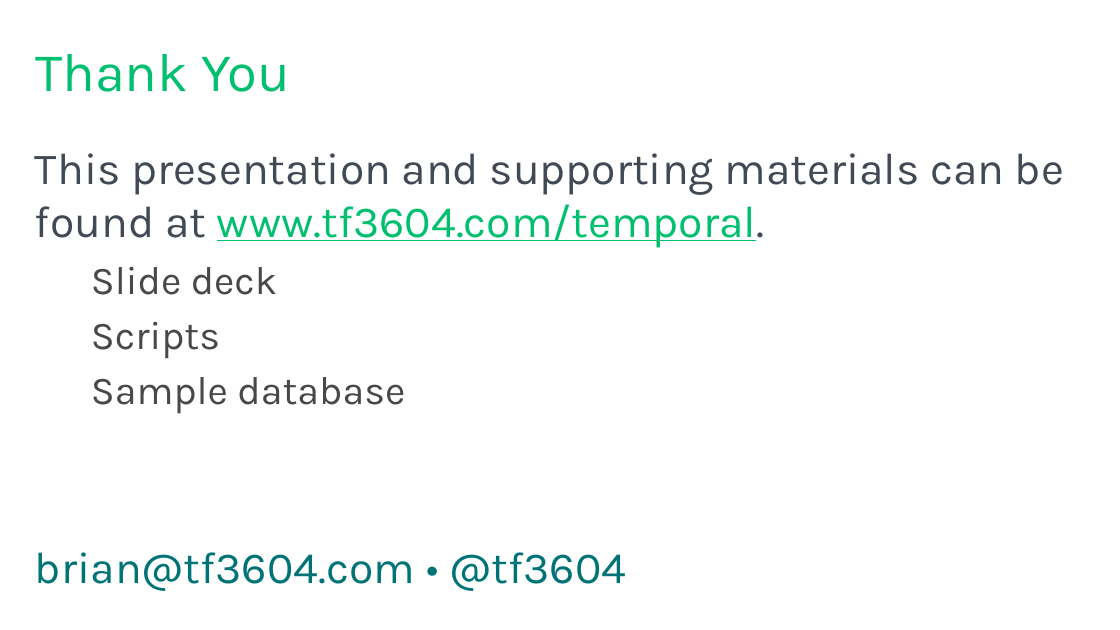
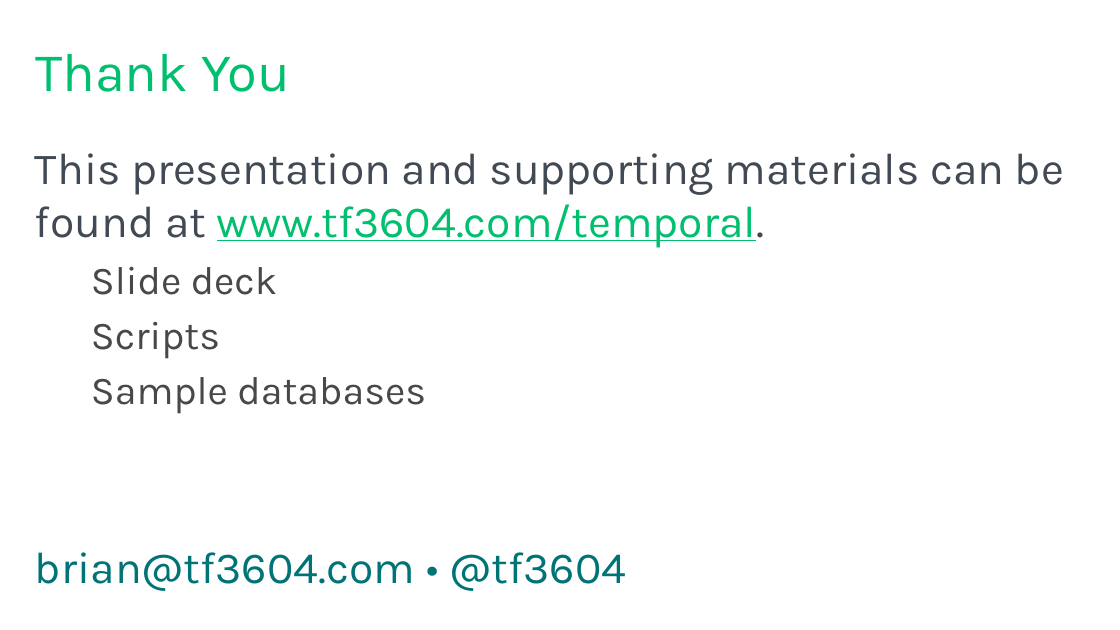
Before and after one commit to tf3604/RememberWhenTemporal, a slide deck: slide 15 of Temporal.pptx (slide 14 before the commit). Drawn at 1120x630 pixels with LibreOffice and Linux fonts; fonts in the diff are those of the drawing; background and template pictures are left out. Boxes give left, top, right and bottom in pixels: in the first picture for what was removed or moved away, otherwise in the second. Text is boxed around its words. In the diff, an @@ line names an element or a change of style, - is before the commit and + after.

```diff
--- a/Temporal.pptx
+++ b/Temporal.pptx
@@ text at bbox=[91, 377, 426, 414]: text changed @@
-  Sample database
+  Sample databases
```
Also in this commit, not shown: 1 slide added.
